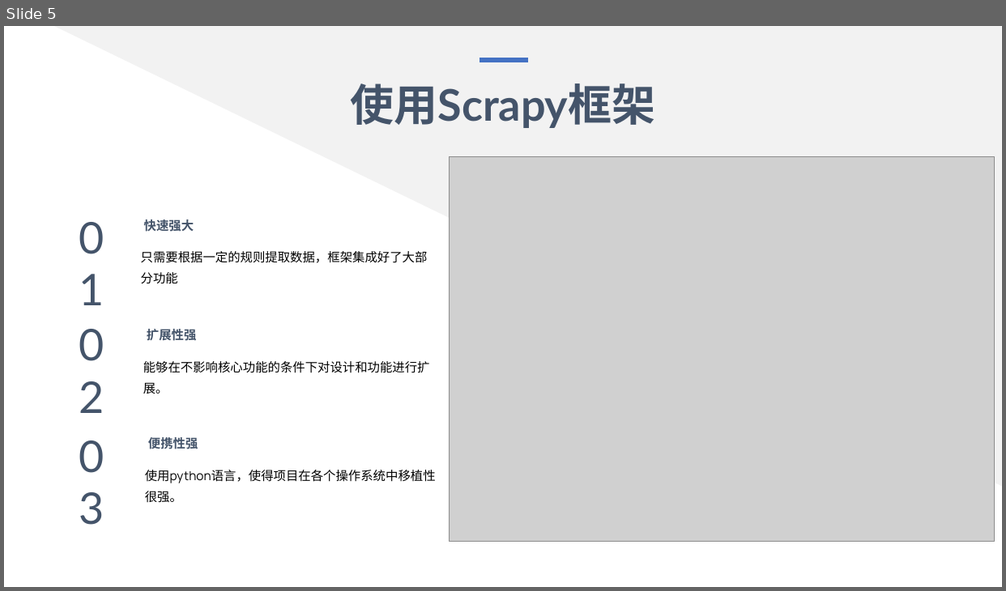
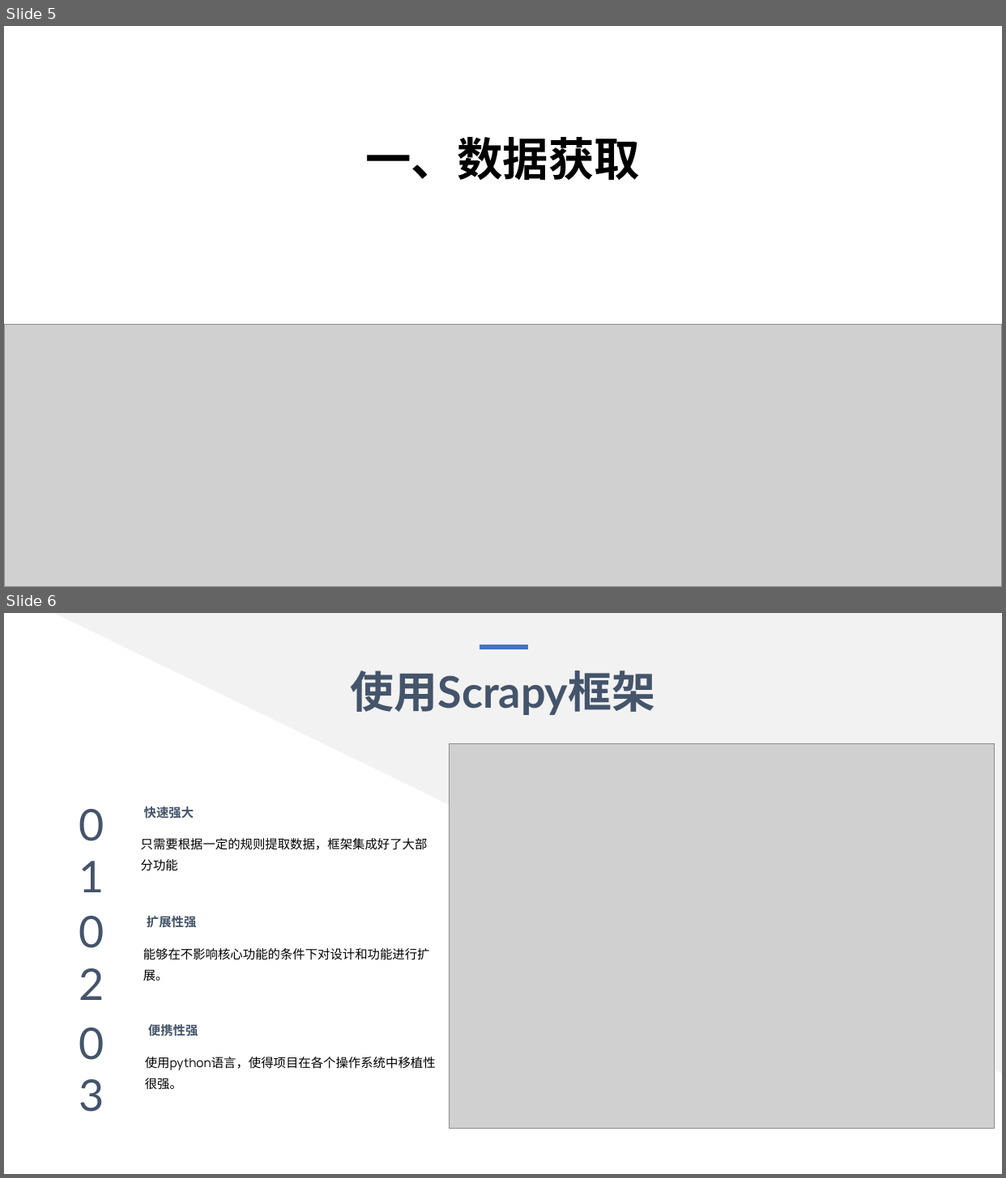
Before and after one commit to Ice-Jeffrey/Museum_News_Collection, a slide deck: 博物馆新闻采集分析子系统.pptx. Shown one above the other, each under a label of ours: slide 5 before the commit, slides 5 and 6 after it. The pictures are 1006x591 and 1006x1178 pixels, drawn with LibreOffice and Linux fonts; fonts in the diff are those of the drawing; grey boxes stand for pictures. Boxes give left, top, right and bottom in pixels: in the first picture for what was removed or moved away, otherwise in the second. Text is boxed around its words. In the diff, an @@ line names an element or a change of style, - is before the commit and + after.

```diff
--- a/博物馆新闻采集分析子系统.pptx
+++ b/博物馆新闻采集分析子系统.pptx
@@ slide 5 added at [4, 26, 1002, 587], background #FFFFFF @@
@@ text added at [365, 137, 640, 180], 44 pt, text #000000, bold @@
+一、数据获取
@@ picture added at [4, 325, 1002, 587] @@
@@ what was slide 5 is now slide 6 @@
```
Also in this commit, not shown: 2 slides changed, 3 other slides added, 1 other file.
